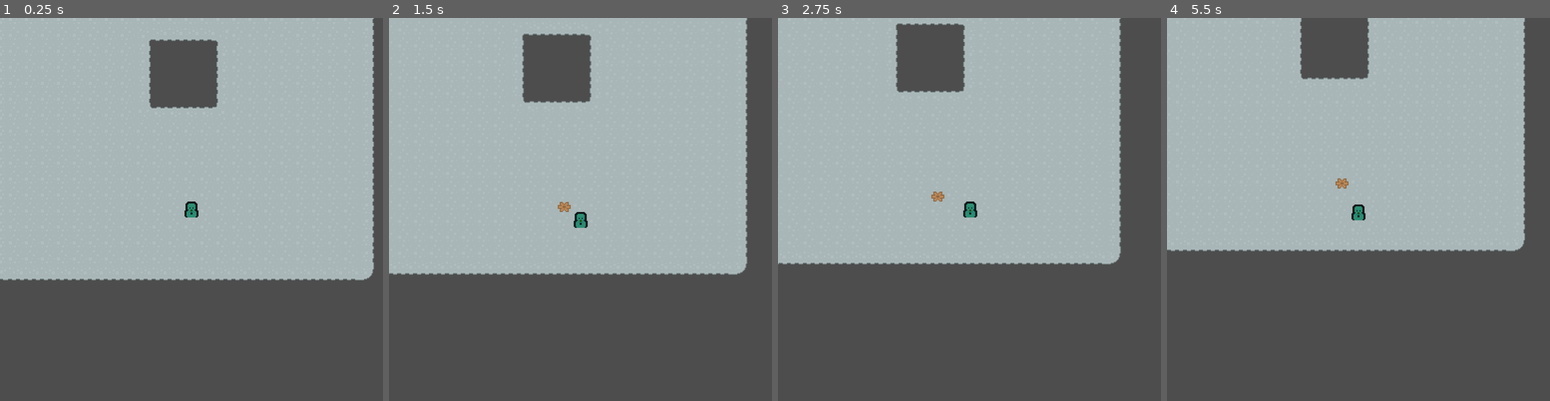
Above: before the commit, frames 1-4 (left to right).
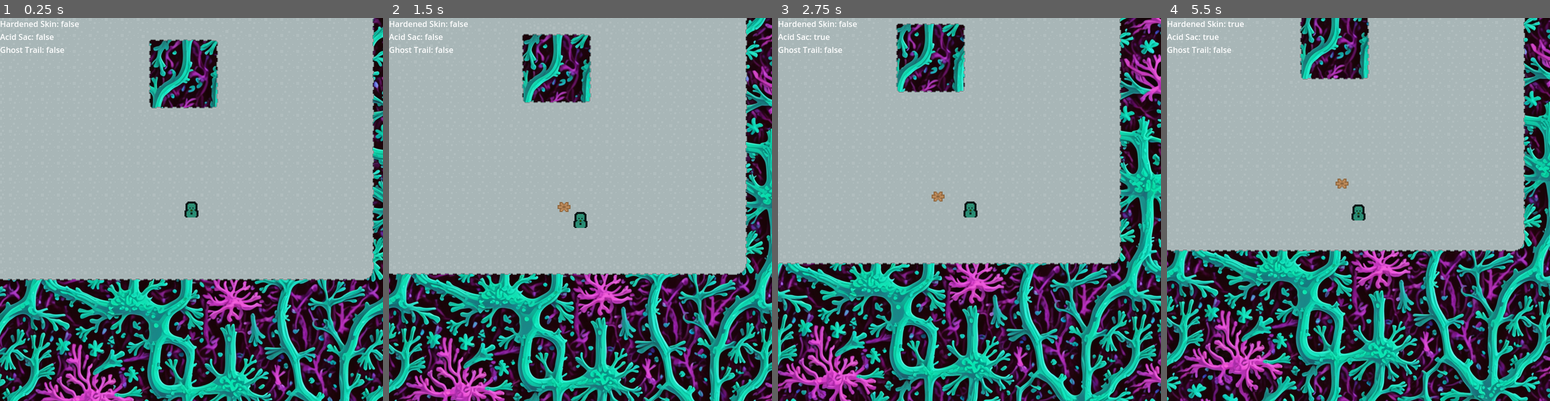
Above: after the commit, the same moments.

Repository: MushroomAlien/VerdantCoil
Game: Godot game, scene res://Scenes/World/ExploreMode.tscn
Same seed, same stepped clock (60 frames per second), same inputs: the game is played once before the commit and once after it.
Inputs:
- Up to frame 1 (0.25 s): no input
- Up to frame 2 (1.5 s): tap Enter at 0.5 s; hold D (move_right) 0.53-1.28 s; hold 2 (toggle_upgrade_2, bound only after the commit) 0.53-1.28 s; hold S (move_down) from 1.28 s (still down); tap 2 (toggle_upgrade_2, bound only after the commit) at 1.35 s
- Up to frame 3 (2.75 s): release S (move_down) at 2.03 s; hold D (move_right) from 2.03 s (still down); hold 2 (toggle_upgrade_2, bound only after the commit) from 2.03 s (still down)
- Up to frame 4 (5.5 s): release D (move_right) at 2.78 s; release 2 (toggle_upgrade_2, bound only after the commit) at 2.78 s; hold 1 (toggle_upgrade_1, bound only after the commit) 2.78-3.53 s; tap 2 (toggle_upgrade_2, bound only after the commit) at 2.85, 4.35 s; tap Space at 3.5 s; hold 2 (toggle_upgrade_2, bound only after the commit) 3.53-4.28 s; hold A (move_left) 3.53-5.03 s; tap Enter at 5 s; hold S (move_down) from 5.03 s (still down); hold 2 (toggle_upgrade_2, bound only after the commit) from 5.03 s (still down)

The runs differ from the first frame. In frame 1, 37% of the frame differs, in the area x 0-100%, y 0-100%; in frame 2, 41%; in frame 3, 46%; in frame 4, 46%.

Commit message:
implementing 1.2 ui elements of upgrades

Diff:
--- a/Scenes/Actors/crawler.gd
+++ b/Scenes/Actors/crawler.gd
@@ -23,6 +23,15 @@
 		camera.make_current()
 
 func _unhandled_input(event: InputEvent) -> void:
+	# Toggle upgrades for testing
+	var upgrade_controller = get_node("UpgradeController")
+	if event.is_action_pressed("toggle_upgrade_1"):
+		upgrade_controller.toggle_upgrade(upgrade_controller.Upgrade.HARDENED_SKIN)
+	elif event.is_action_pressed("toggle_upgrade_2"):
+		upgrade_controller.toggle_upgrade(upgrade_controller.Upgrade.ACID_SAC)
+	elif event.is_action_pressed("toggle_upgrade_3"):
+		upgrade_controller.toggle_upgrade(upgrade_controller.Upgrade.GHOST_TRAIL)
+
 	if _is_moving:
 		return
 
--- a/Scenes/Actors/crawler.tscn
+++ b/Scenes/Actors/crawler.tscn
@@ -1,7 +1,8 @@
-[gd_scene load_steps=4 format=3 uid="uid://dbf2noyqbln42"]
+[gd_scene load_steps=5 format=3 uid="uid://dbf2noyqbln42"]
 
 [ext_resource type="Script" uid="uid://c33rvqjr1h1kj" path="res://Scenes/Actors/crawler.gd" id="1_80vex"]
 [ext_resource type="Texture2D" uid="uid://bvp12aoitu7nu" path="res://Assets/tilemap_32x32.png" id="2_0kwjx"]
+[ext_resource type="Script" uid="uid://dg6t4huhkspv4" path="res://System/upgrade_controller.gd" id="3_0kwjx"]
 
 [sub_resource type="CapsuleShape2D" id="CapsuleShape2D_80vex"]
 radius = 12.0
@@ -24,3 +25,6 @@
 
 [node name="Camera2D" type="Camera2D" parent="."]
 position_smoothing_enabled = true
+
+[node name="UpgradeController" type="Node" parent="."]
+script = ExtResource("3_0kwjx")
--- /dev/null
+++ b/Scenes/UI/UpgradeBar.tscn
@@ -0,0 +1,52 @@
+[gd_scene load_steps=5 format=3 uid="uid://c15uxbq7w6irk"]
+
+[ext_resource type="Texture2D" uid="uid://c4eqrqt63s4vg" path="res://Assets/roguelikeSheet_transparent_32x32.png" id="1_woh8q"]
+
+[sub_resource type="AtlasTexture" id="AtlasTexture_cfu8i"]
+atlas = ExtResource("1_woh8q")
+region = Rect2(1768, 1020, 32, 32)
+
+[sub_resource type="AtlasTexture" id="AtlasTexture_c15md"]
+atlas = ExtResource("1_woh8q")
+region = Rect2(1700, 1020, 32, 32)
+
+[sub_resource type="AtlasTexture" id="AtlasTexture_412sa"]
+atlas = ExtResource("1_woh8q")
+region = Rect2(1836, 1020, 32, 32)
+
+[node name="UpgradeBar" type="Control"]
+layout_mode = 3
+anchors_preset = 15
+anchor_right = 1.0
+anchor_bottom = 1.0
+grow_horizontal = 2
+grow_vertical = 2
+
+[node name="IconRow" type="HBoxContainer" parent="."]
+layout_mode = 0
+offset_right = 40.0
+offset_bottom = 40.0
+
+[node name="HardenedSkinIcon" type="TextureButton" parent="IconRow"]
+custom_minimum_size = Vector2(48, 48)
+layout_mode = 2
+focus_mode = 0
+disabled = true
+texture_normal = SubResource("AtlasTexture_cfu8i")
+stretch_mode = 5
+
+[node name="AcidSacIcon" type="TextureButton" parent="IconRow"]
+custom_minimum_size = Vector2(48, 48)
+layout_mode = 2
+focus_mode = 0
+disabled = true
+texture_normal = SubResource("AtlasTexture_c15md")
+stretch_mode = 5
+
+[node name="GhostTrailIcon" type="TextureButton" parent="IconRow"]
+custom_minimum_size = Vector2(48, 48)
+layout_mode = 2
+focus_mode = 0
+disabled = true
+texture_normal = SubResource("AtlasTexture_412sa")
+stretch_mode = 5
--- a/Scenes/World/ExploreMode.tscn
+++ b/Scenes/World/ExploreMode.tscn
@@ -2,7 +2,7 @@
 
 [ext_resource type="Script" uid="uid://brhe1gqri6osw" path="res://Scenes/World/explore_mode.gd" id="1_sdi1h"]
 [ext_resource type="TileSet" uid="uid://0dggvm2m4qyl" path="res://Assets/Resources/flesh_tile.tres" id="1_u2iet"]
-[ext_resource type="Texture2D" uid="uid://cs0knvtwh1bxi" path="res://Assets/roguelikeDungeon_transparent_32x32.png" id="2_s0ewa"]
+[ext_resource type="Texture2D" uid="uid://b3fh4r72u2qo" path="res://Assets/PatternedAI-free-image-1754232821017 720.png" id="2_s0ewa"]
 
 [node name="ExploreMode" type="Node2D"]
 script = ExtResource("1_sdi1h")
@@ -13,13 +13,15 @@
 
 [node name="ParallaxLayer" type="ParallaxLayer" parent="ParallaxBackground"]
 z_index = -99
-motion_scale = Vector2(0.2, 0.2)
-motion_mirroring = Vector2(32, 32)
+texture_filter = 1
+texture_repeat = 2
+motion_scale = Vector2(0.15, 0.15)
+motion_mirroring = Vector2(720, 720)
 
 [node name="ParalaxBackgroundSprite" type="Sprite2D" parent="ParallaxBackground/ParallaxLayer"]
 z_index = -100
 texture = ExtResource("2_s0ewa")
-region_enabled = true
+centered = false
 region_rect = Rect2(34, 374, 32, 32)
 
 [node name="CoilMap" type="TileMap" parent="."]
@@ -30,3 +32,9 @@
 layer_1/name = "Overlay"
 layer_1/z_index = 1
 layer_1/tile_data = PackedInt32Array(1245196, 851968, 8)
+
+[node name="CanvasLayer" type="CanvasLayer" parent="."]
+
+[node name="UpgradeDebugLabel" type="Label" parent="CanvasLayer"]
+offset_right = 40.0
+offset_bottom = 23.0
--- a/Scenes/World/explore_mode.gd
+++ b/Scenes/World/explore_mode.gd
@@ -20,6 +20,16 @@
 
 ## Returns the tile coordinates of the spawn tile marked with `is_spawn = true`.
 ## Falls back to (12, 23) if none is found.
+
+func _process(delta: float) -> void:
+	var crawler = $Crawler
+	var uc = crawler.get_node("UpgradeController")
+
+	var debug_text := ""
+	debug_text += "Hardened Skin: %s\n" % uc.has_upgrade(uc.Upgrade.HARDENED_SKIN)
+	debug_text += "Acid Sac: %s\n" % uc.has_upgrade(uc.Upgrade.ACID_SAC)
+	debug_text += "Ghost Trail: %s\n" % uc.has_upgrade(uc.Upgrade.GHOST_TRAIL)
+	$CanvasLayer/UpgradeDebugLabel.text = debug_text
 
 ## Returns the tile coordinates of the tile marked with is_spawn = true in the "Overlay" layer.
 ## If none is found, falls back to (12, 23) with a warning.
--- a/System/grid.gd
+++ b/System/grid.gd
@@ -31,3 +31,5 @@
 static func snap_position(world_pos: Vector2, align_to_center := true) -> Vector2:
 	var tile_coords := to_tile_coords(world_pos)
 	return to_world(tile_coords, align_to_center)
+
+## end grid.gd
--- /dev/null
+++ b/System/upgrade_controller.gd
@@ -0,0 +1,48 @@
+## upgrade_controller.gd
+extends Node
+
+## Tracks and manages crawler upgrade states.
+## Designed to be easily expandable in later phases.
+
+# --- Signals ---
+signal upgrade_changed(upgrade: Upgrade, value: bool)
+
+# --- Upgrade Enum ---
+enum Upgrade {
+	HARDENED_SKIN,
+	ACID_SAC,
+	GHOST_TRAIL,
+}
+
+# --- Internal State (booleans for now) ---
+var _hardened_skin: bool = false
+var _acid_sac: bool = false
+var _ghost_trail: bool = false
+
+# --- Public Methods ---
+
+# Check if a given upgrade is active
+func has_upgrade(upgrade: Upgrade) -> bool:
+	match upgrade:
+		Upgrade.HARDENED_SKIN: return _hardened_skin
+		Upgrade.ACID_SAC: return _acid_sac
+		Upgrade.GHOST_TRAIL: return _ghost_trail
+		_: return false
+
+# Toggle a given upgrade's state and emit signal
+func toggle_upgrade(upgrade: Upgrade) -> void:
+	match upgrade:
+		Upgrade.HARDENED_SKIN:
+			_hardened_skin = !_hardened_skin
+			emit_signal("upgrade_changed", upgrade, _hardened_skin)
+			print("Hardened Skin:", _hardened_skin)
+		Upgrade.ACID_SAC:
+			_acid_sac = !_acid_sac
+			emit_signal("upgrade_changed", upgrade, _acid_sac)
+			print("Acid Sac:", _acid_sac)
+		Upgrade.GHOST_TRAIL:
+			_ghost_trail = !_ghost_trail
+			emit_signal("upgrade_changed", upgrade, _ghost_trail)
+			print("Ghost Trail:", _ghost_trail)
+
+## end upgrade_controller.gd
--- a/project.godot
+++ b/project.godot
@@ -24,6 +24,7 @@
 window/size/viewport_width=768
 window/size/viewport_height=768
 window/stretch/mode="viewport"
+window/stretch/aspect="expand"
 
 [input]
 
@@ -56,3 +57,22 @@
 "events": [Object(InputEventKey,"resource_local_to_scene":false,"resource_name":"","device":-1,"window_id":0,"alt_press …(195 unchanged characters)…
 ]
 }
+toggle_upgrade_1={
+"deadzone": 0.2,
+"events": [Object(InputEventKey,"resource_local_to_scene":false,"resource_name":"","device":-1,"window_id":0,"alt_pressed":false,"shift_pressed":false,"ctrl_pressed":false,"meta_pressed":false,"pressed":false,"keycode":0,"physical_keycode":49,"key_label":0,"unicode":49,"location":0,"echo":false,"script":null)
+]
+}
+toggle_upgrade_2={
+"deadzone": 0.2,
+"events": [Object(InputEventKey,"resource_local_to_scene":false,"resource_name":"","device":-1,"window_id":0,"alt_pressed":false,"shift_pressed":false,"ctrl_pressed":false,"meta_pressed":false,"pressed":false,"keycode":0,"physical_keycode":50,"key_label":0,"unicode":50,"location":0,"echo":false,"script":null)
+]
+}
+toggle_upgrade_3={
+"deadzone": 0.2,
+"events": [Object(InputEventKey,"resource_local_to_scene":false,"resource_name":"","device":-1,"window_id":0,"alt_pressed":false,"shift_pressed":false,"ctrl_pressed":false,"meta_pressed":false,"pressed":false,"keycode":0,"physical_keycode":51,"key_label":0,"unicode":51,"location":0,"echo":false,"script":null)
+]
+}
+
+[rendering]
+
+textures/canvas_textures/default_texture_filter=0
Binary file added: Assets/PatternedAI-free-image-1754232652584.png
Binary file added: Assets/PatternedAI-free-image-1754232652584_roguelike-palatte 720.png
Binary file added: Assets/PatternedAI-free-image-1754232652584_roguelike-palatte.png
Binary file added: Assets/PatternedAI-free-image-1754232821017 720.png
Binary file added: Assets/PatternedAI-free-image-1754232821017.png
Binary file added: Assets/PatternedAI-free-image-1754232957155.png
Binary file added: Assets/PatternedAI-free-image-1754233025894.png
Binary file added: Assets/PatternedAI-free-image-1754235186822.png
Not shown, added: System/upgrade_controller.gd.uid
Not shown, added: Assets/PatternedAI-free-image-1754232821017 720.png~
